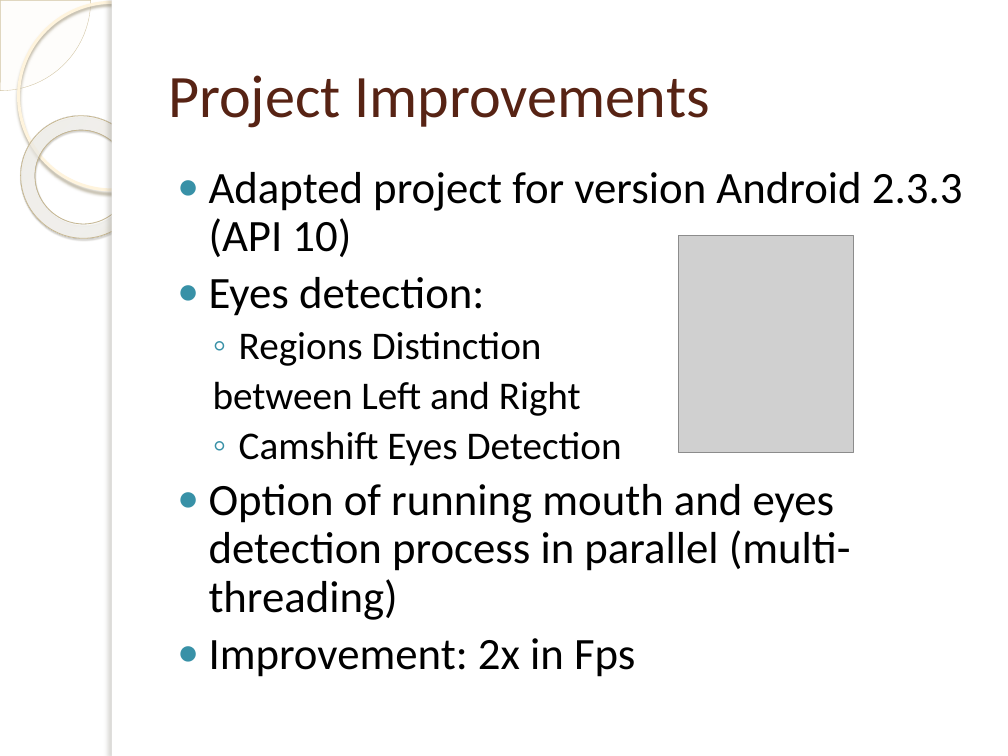
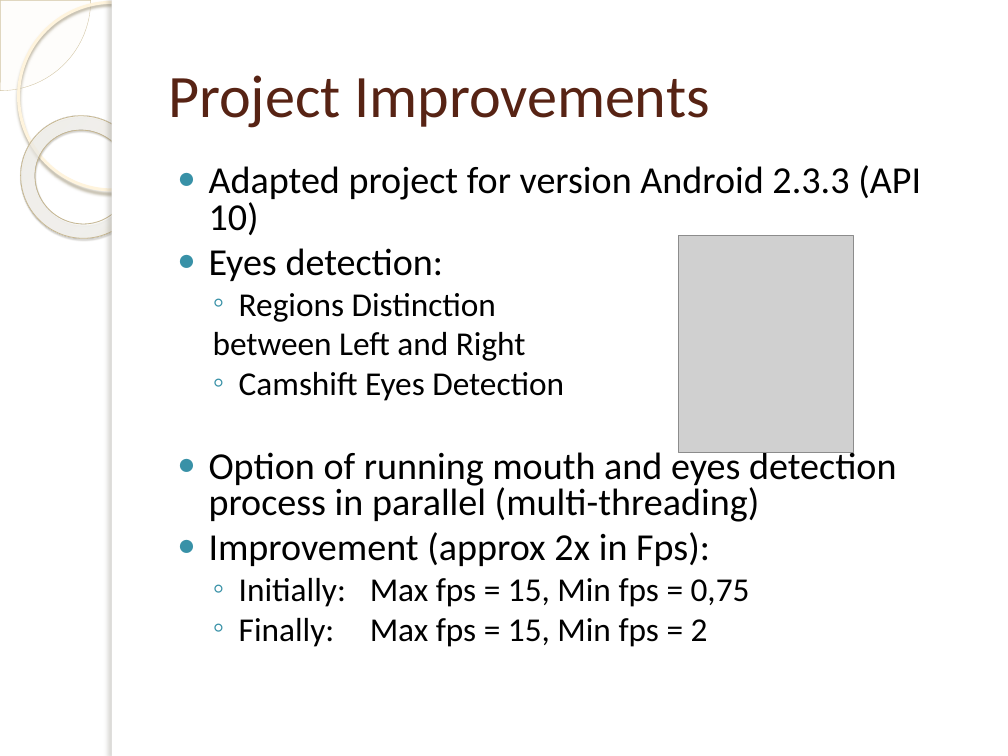
Before and after one commit to desperado1992/ivandroid, a slide deck: slide 10 of Presentacion/doc/AnalisisGarciaGallardoOrion.pptx. Drawn at 1008x756 pixels with LibreOffice and Linux fonts; fonts in the diff are those of the drawing; grey boxes stand for pictures; background and template pictures are left out. Boxes give left, top, right and bottom in pixels: in the first picture for what was removed or moved away, otherwise in the second. Text is boxed around its words. In the diff, an @@ line names an element or a change of style, - is before the commit and + after.

Commit message:
doc update

```diff
--- a/Presentacion/doc/AnalisisGarciaGallardoOrion.pptx
+++ b/Presentacion/doc/AnalisisGarciaGallardoOrion.pptx
@@ text at (x1=209, y1=165, x2=921, y2=522): size 32 to 27.2 pt in "Adapted project for version Android 2.3.3 (API ...", "Eyes detection:", "Option of running mouth and eyes detection ..."; size 28 to 23.8 pt in "Regions Distinction", "between Left and Right", "Camshift Eyes Detection"; line spacing 0.9 to 0.8 @@
@@ text at (x1=209, y1=532, x2=750, y2=647): text changed; size 32 to 23.8 pt @@
-● Improvement: 2x in Fps
+● Improvement (approx 2x in Fps):
+  ◦ Initially: Max fps = 15, Min fps = 0,75
+  ◦ Finally: Max fps = 15, Min fps = 2
```
